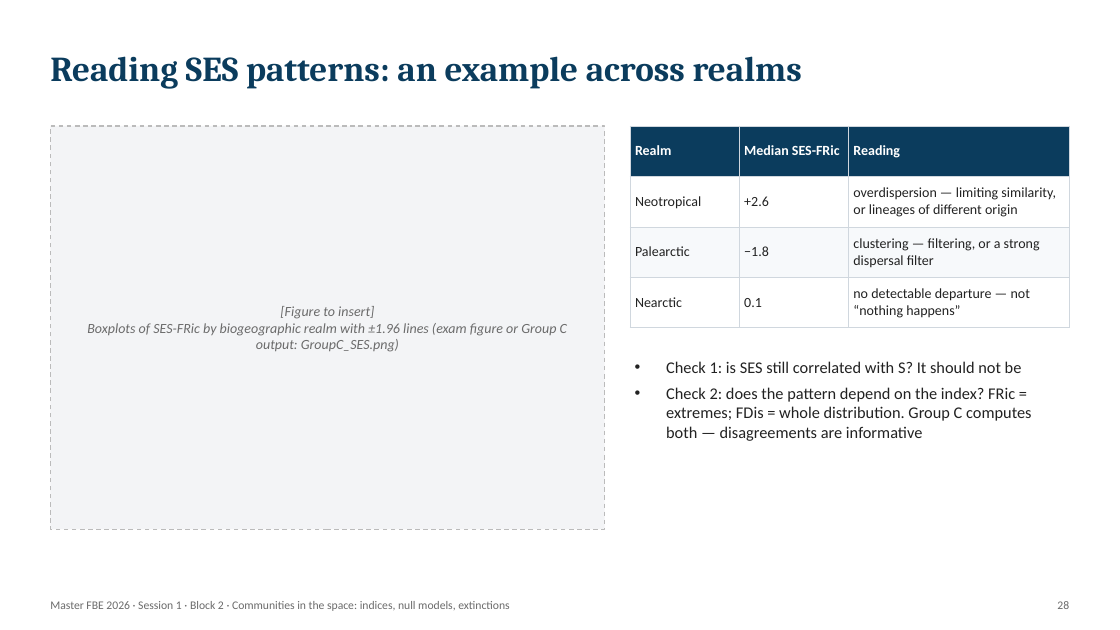
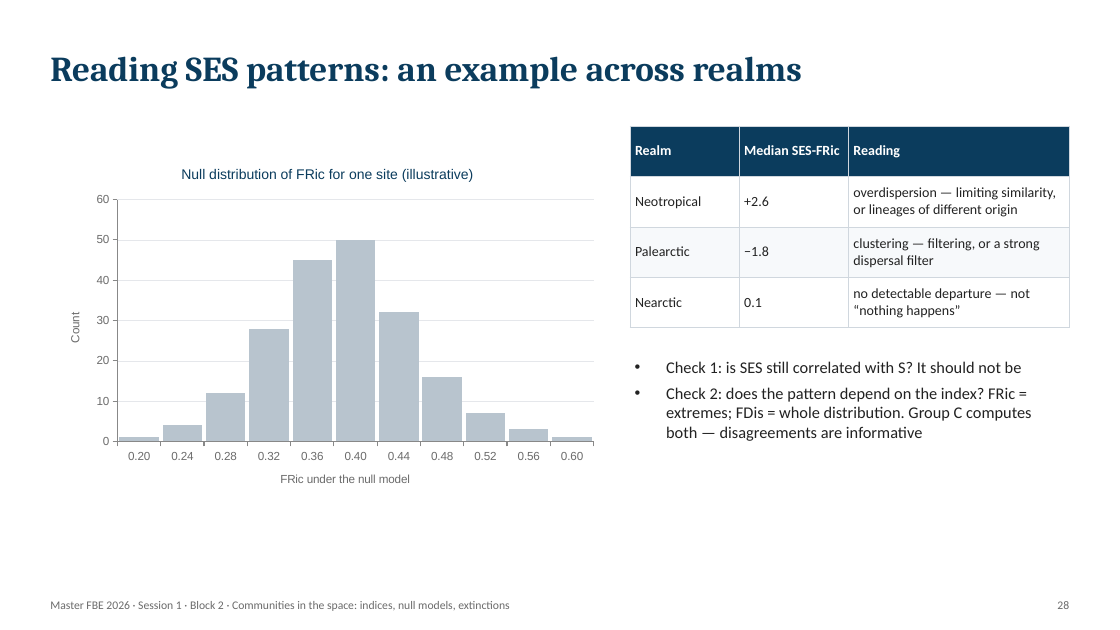
Before and after one commit to AureleToussaint/homepage, a slide deck: slide 9 of data/courses/FBE_2026/slides/FBE_2026_02_Block2_Indices_Null_Models_and_Extinctions.pptx. Drawn at 1120x630 pixels with LibreOffice and Linux fonts; fonts in the diff are those of the drawing. Boxes give left, top, right and bottom in pixels: in the first picture for what was removed or moved away, otherwise in the second. Text is boxed around its words. In the diff, an @@ line names an element or a change of style, - is before the commit and + after.

```diff
--- a/data/courses/FBE_2026/slides/FBE_2026_02_Block2_Indices_Null_Models_and_Extinctions.pptx
+++ b/data/courses/FBE_2026/slides/FBE_2026_02_Block2_Indices_Null_Models_and_Extinctions.pptx
@@ rectangle removed at (x1=50, y1=126, x2=605, y2=529) @@
@@ column chart added at (x1=50, y1=151, x2=605, y2=504) @@
+title "Null distribution of FRic for one site (illustrative)"
+categories: 0.20, 0.24, 0.28, 0.32, 0.36, 0.40, 0.44, 0.48, 0.52, 0.56, 0.60
+Series 1: 1, 4, 12, 28, 45, 50, 32, 16, 7, 3, 1
@@ text removed at (x1=87, y1=306, x2=567, y2=352) @@
-[Figure to insert]
-Boxplots of SES-FRic by biogeographic realm with ±1.96 lines (exam figure or Group C output: GroupC_SES.png)
```
Also in this commit, not shown: 4 other slides changed, 1 slide removed, 6 other files.
